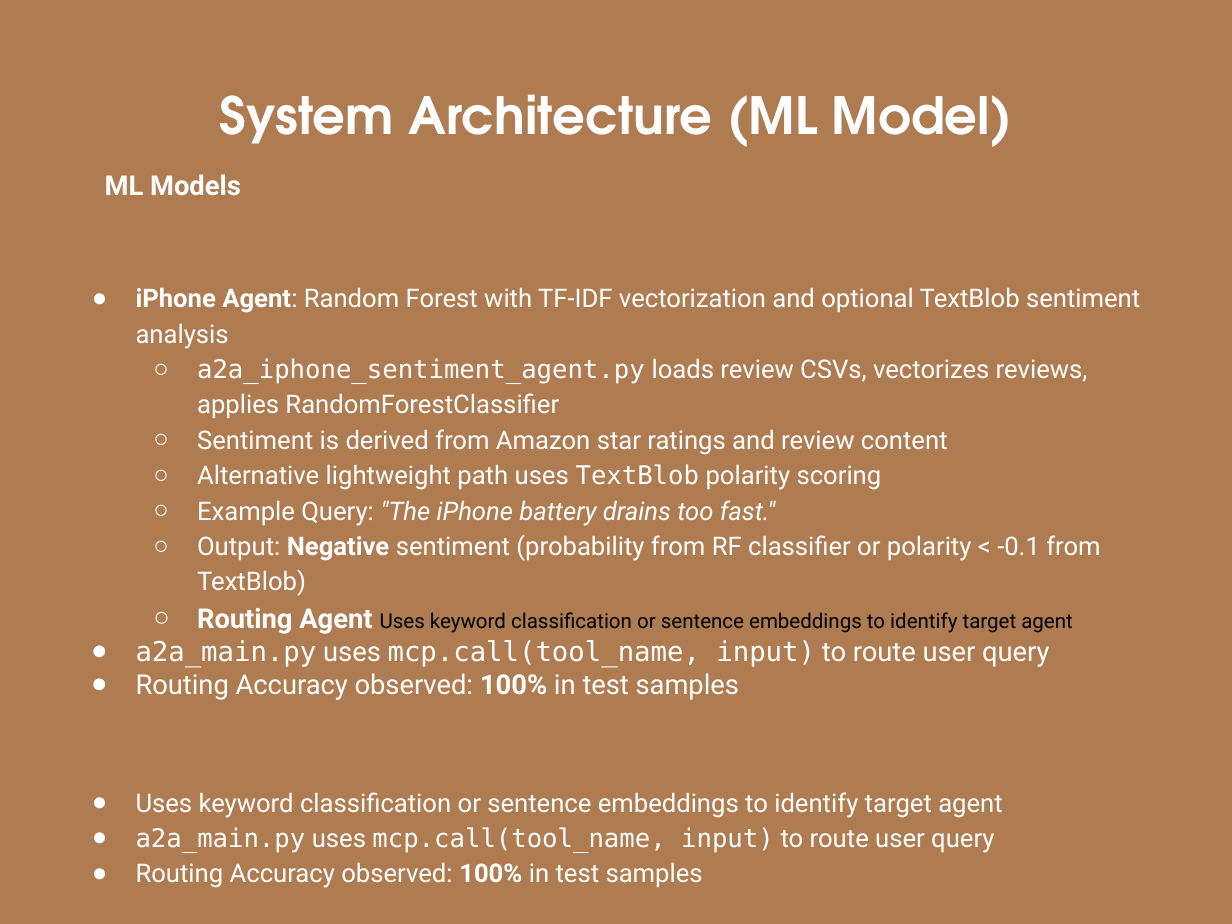
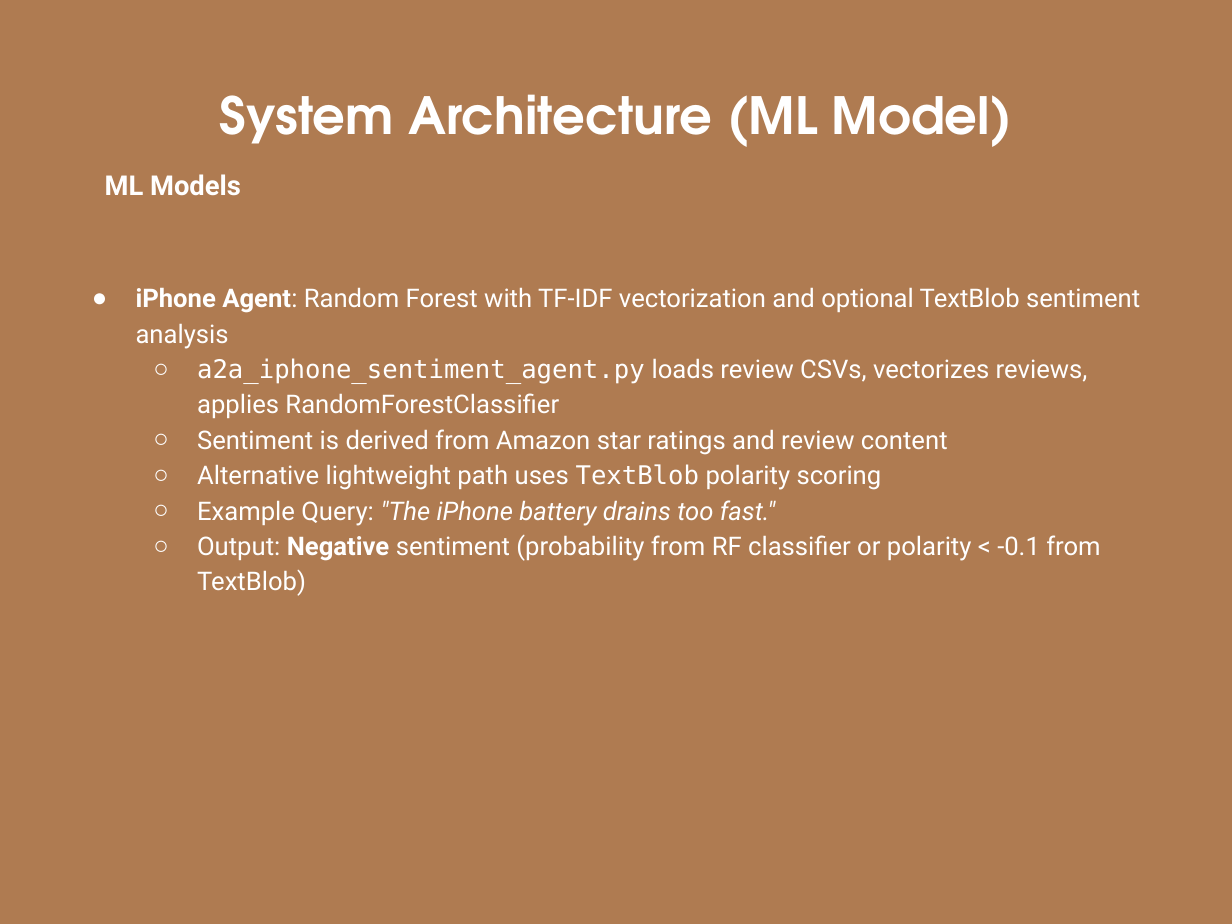
Before and after one commit to gshiva1975/AAI-510, a slide deck: slide 7 of finalproject-submission/Final Project SectionX-TeamGroup-9-Presentation.pptx. Drawn at 1232x924 pixels with LibreOffice and Linux fonts; fonts in the diff are those of the drawing; background and template pictures are left out. Boxes give left, top, right and bottom in pixels: in the first picture for what was removed or moved away, otherwise in the second. Text is boxed around its words. In the diff, an @@ line names an element or a change of style, - is before the commit and + after.

```diff
--- a/finalproject-submission/Final Project SectionX-TeamGroup-9-Presentation.pptx
+++ b/finalproject-submission/Final Project SectionX-TeamGroup-9-Presentation.pptx
@@ text at [136, 608, 1073, 888]: paragraphs removed @@
-  ○ Routing Agent Uses keyword classification or sentence embeddings to identify target agent
-● a2a_main.py uses mcp.call(tool_name, input) to route user query
-● Routing Accuracy observed: 100% in test samples
-● Uses keyword classification or sentence embeddings to identify target agent
-● a2a_main.py uses mcp.call(tool_name, input) to route user query
-● Routing Accuracy observed: 100% in test samples
```
Also in this commit, not shown: 1 slide removed, 1 other file.
